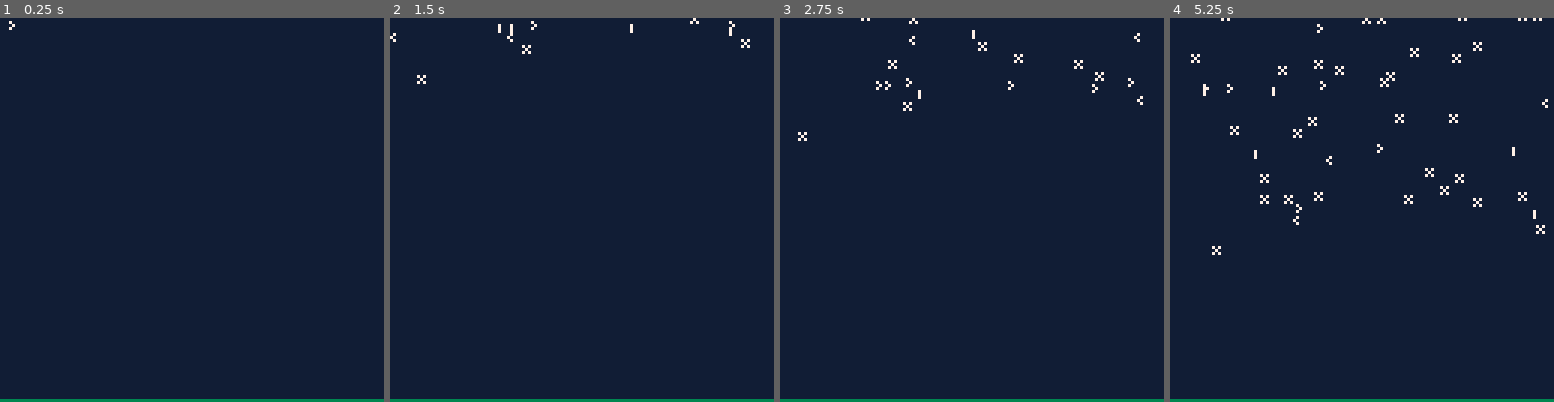
Above: before the commit, frames 1-4 (left to right).
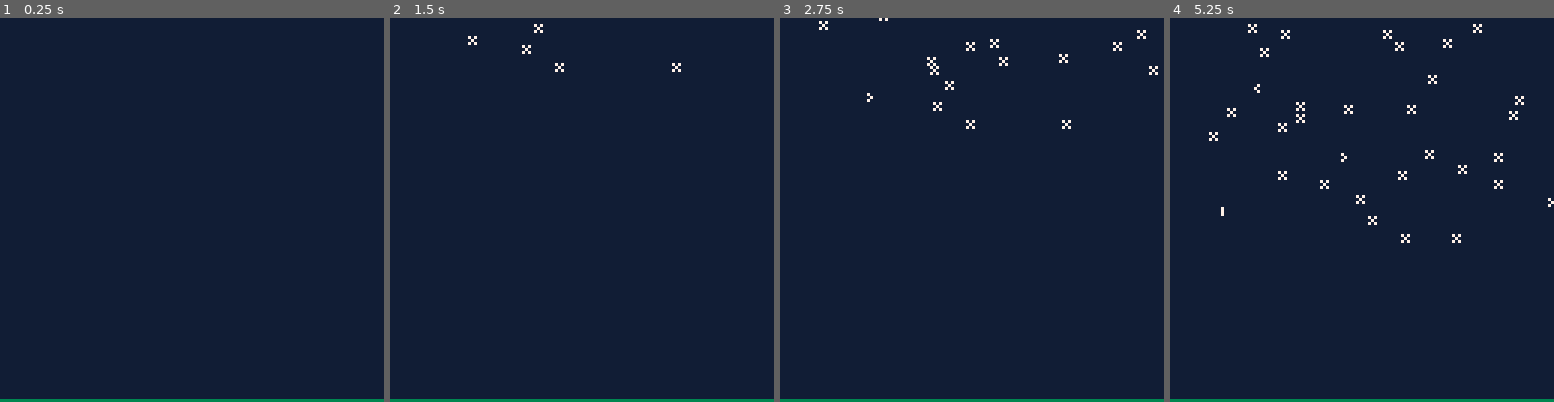
Above: after the commit, the same moments.

Repository: broquaint/pico8-carts
Game: PICO-8 cartridge snow.p8
Two runs of this game, one before a commit and one after it. Both use one fixed random seed, a clock stepped at 60 frames per second and the inputs below.
Inputs:
- Up to frame 1 (0.25 s): no input
- Up to frame 2 (1.5 s): no input
- Up to frame 3 (2.75 s): no input
- Up to frame 4 (5.25 s): no input

The runs differ from the first frame. In frame 1, less than 0.1% of the frame differs, in the area x 2-4%, y 0-4%; in frame 2, 0.3%; in frame 3, 0.9%; in frame 4, 2.1%, in the area x 5-100%, y 0-62%.

Commit message:
Make animation slightly less shonky
Still meh but better than it was.

Diff:
--- a/snow.p8
+++ b/snow.p8
@@ -15,11 +15,13 @@
 wobble = {-1,0,1}
 function animate_snowflake(p)
    while p.y < 126 do
-      if(p.y % 16.0 == 0.0) p.dir = wobble[randx(3)]
-      if(p.y % 20.0 == 0.0) p.flipping = 40
-      if p.flipping then
+      if p.y % 20.0 == 0.0 and randx(3) == 1 then
+            p.dir = wobble[randx(3)]
+            p.flipping = 40
+      end
+      if p.flipping and p.dir != 0 then
          if nth_frame(10, p.flipping) then
-            p.sprite = (p.sprite + 1) % 4
+            p.sprite = (p.sprite + p.dir) % 4
          end
          p.flipping -= 1
          if(p.flipping == 0) p.flipping = false
@@ -39,7 +41,7 @@
 function _update60()
    run_animations()
 
-   if nth_frame(60) then
+   if nth_frame(90) then
       for i = 1,10 do
          add(snow_particles, make_snowflake())
       end
